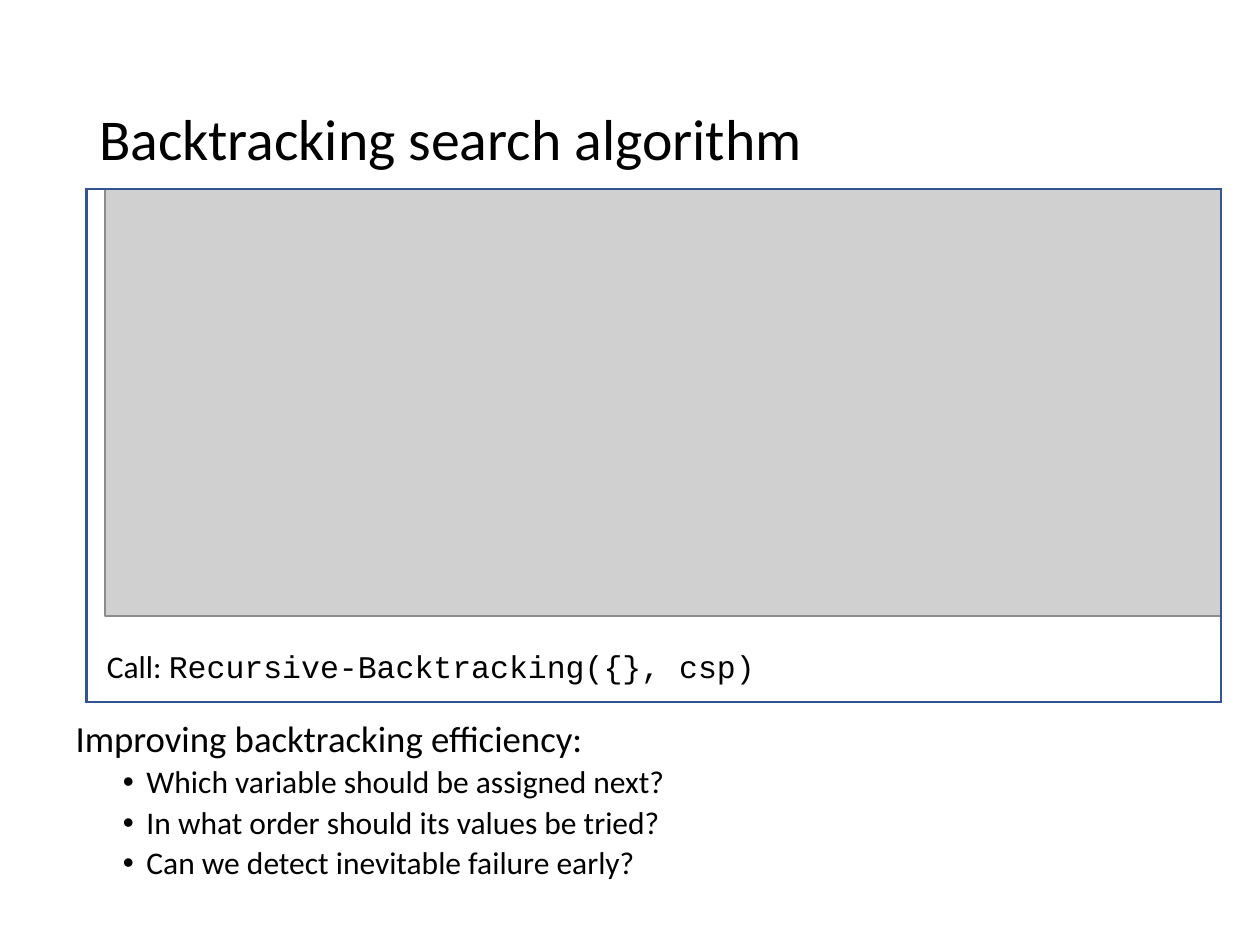
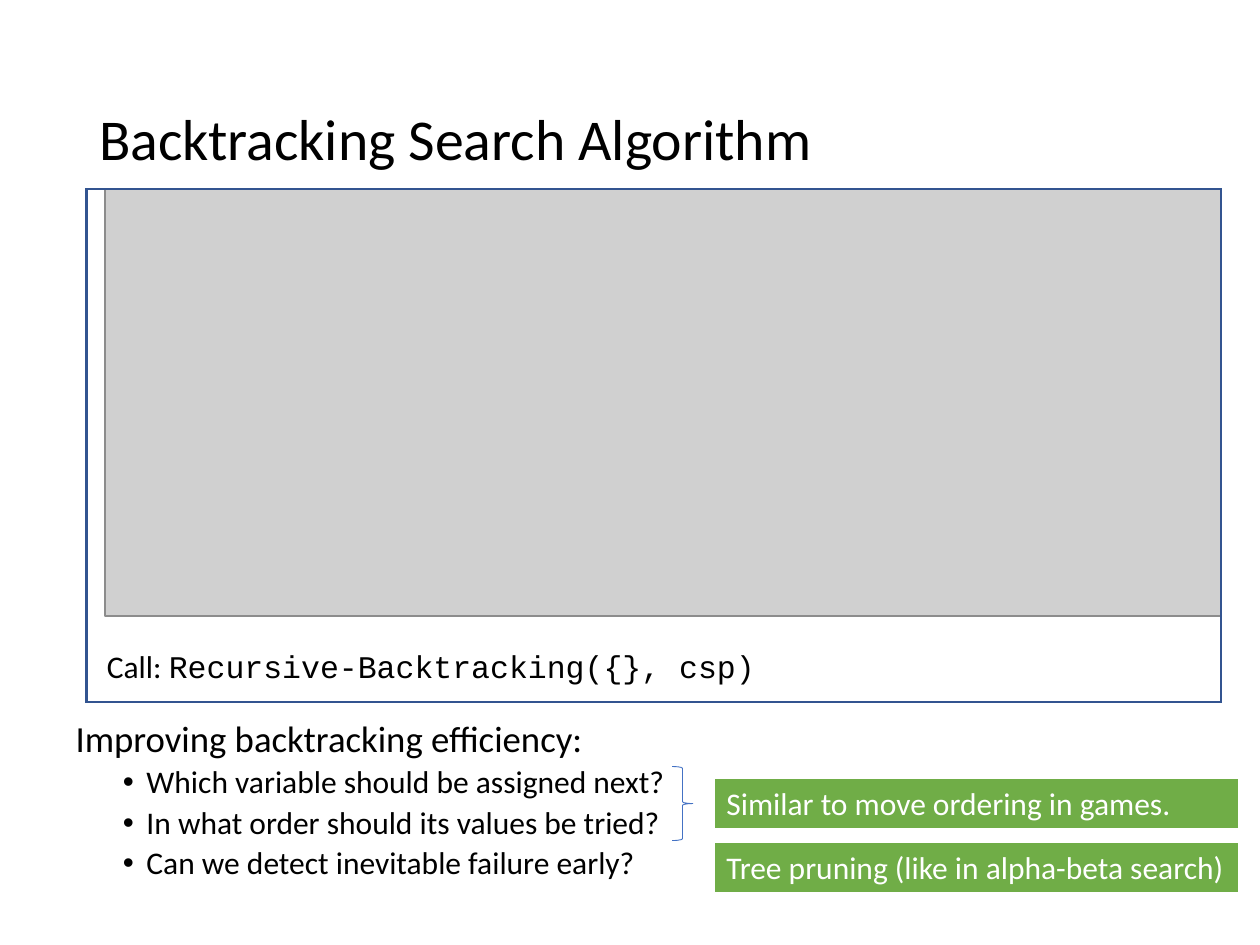
Before and after one commit to mhahsler/CS7320-AI, a slide deck: slide 14 of slides/06_CSP.pptx. Drawn at 1260x945 pixels with LibreOffice and Linux fonts; fonts in the diff are those of the drawing; grey boxes stand for pictures. Boxes give left, top, right and bottom in pixels: in the first picture for what was removed or moved away, otherwise in the second. Text is boxed around its words. In the diff, an @@ line names an element or a change of style, - is before the commit and + after.

```diff
--- a/slides/06_CSP.pptx
+++ b/slides/06_CSP.pptx
@@ title at (x1=99, y1=120, x2=812, y2=170): text changed @@
-Backtracking search algorithm
+Backtracking Search Algorithm
@@ right brace added at (x1=672, y1=766, x2=693, y2=840), outline #4472C4 0.5 pt @@
@@ rectangle added at (x1=714, y1=779, x2=1240, y2=829), fill #70AD47, outline #FFFFFF 1.5 pt, 18 pt, text #FFFFFF @@
+Similar to move ordering in games.
@@ rectangle added at (x1=714, y1=842, x2=1240, y2=892), fill #70AD47, outline #FFFFFF 1.5 pt, 18 pt, text #FFFFFF @@
+Tree pruning (like in alpha-beta search)
```
Also in this commit, not shown: 11 other slides changed, 1 other file.
